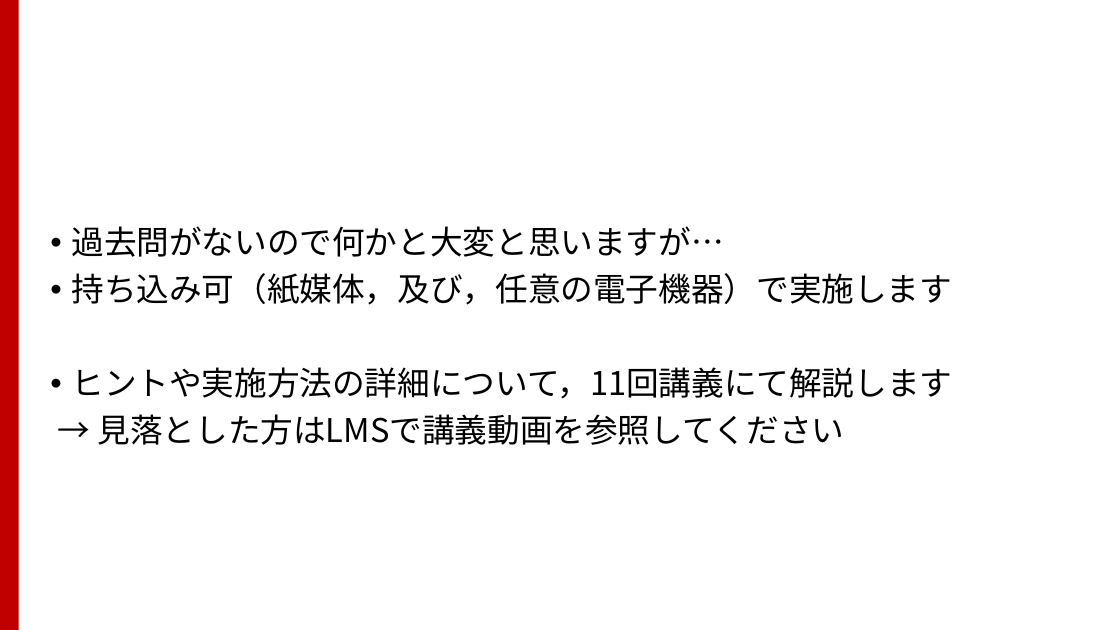
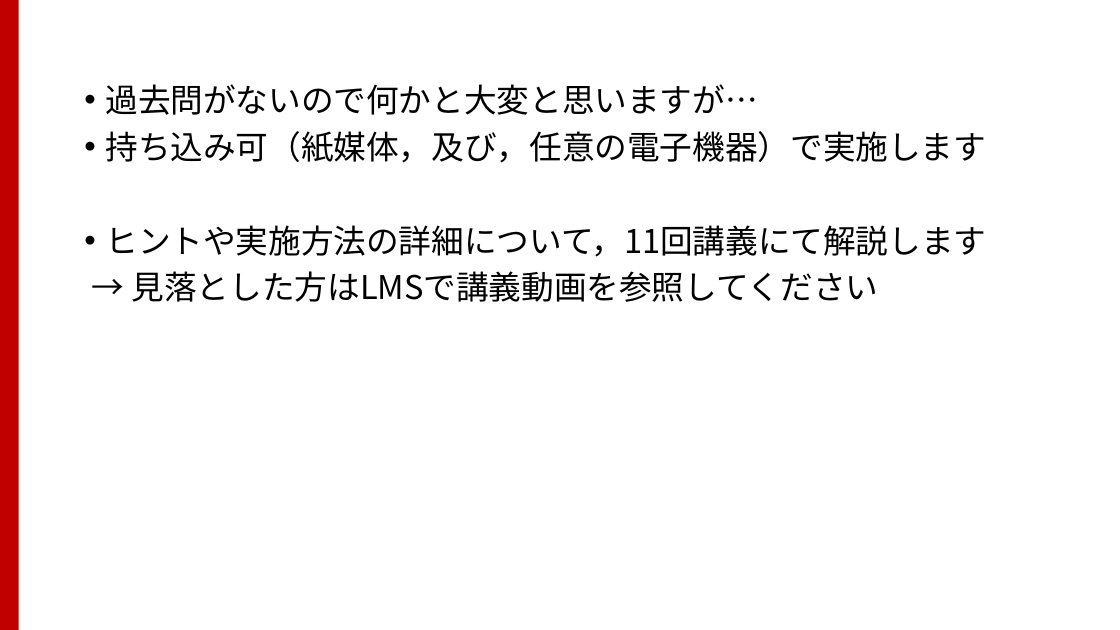
Before and after one commit to TakashiIjiri/TakashiIjiri.github.io, a slide deck: slide 2 of classes/dm2017/DigitalMedia2_14.pptx. Drawn at 1120x630 pixels with LibreOffice and Linux fonts; fonts in the diff are those of the drawing. Boxes give left, top, right and bottom in pixels: in the first picture for what was removed or moved away, otherwise in the second. Text is boxed around its words. In the diff, an @@ line names an element or a change of style, - is before the commit and + after.

```diff
--- a/classes/dm2017/DigitalMedia2_14.pptx
+++ b/classes/dm2017/DigitalMedia2_14.pptx
@@ text "過去問がないので何かと大変と思いますが…": place and size @@
-text "過去問がないので何かと大変と思いますが…" at [71, 226, 952, 445]
+text "過去問がないので何かと大変と思いますが…" at [105, 84, 986, 302]
```
Also in this commit, not shown: 2 other slides changed, 1 other file.
